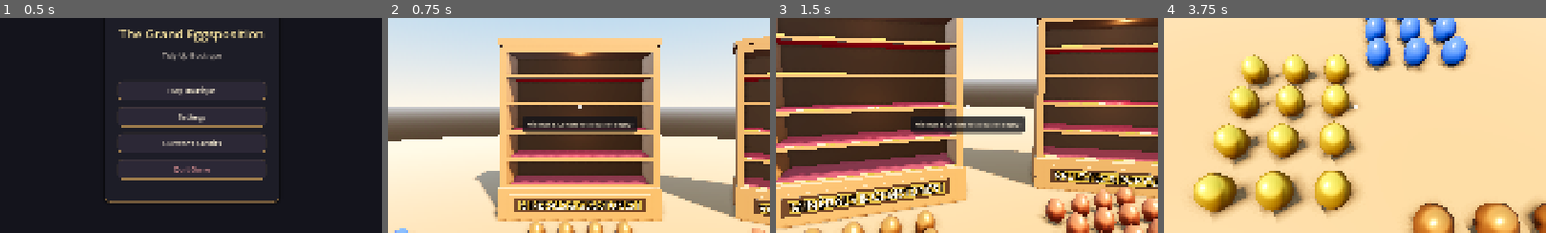
Above: before the commit, frames 1-4 (left to right).
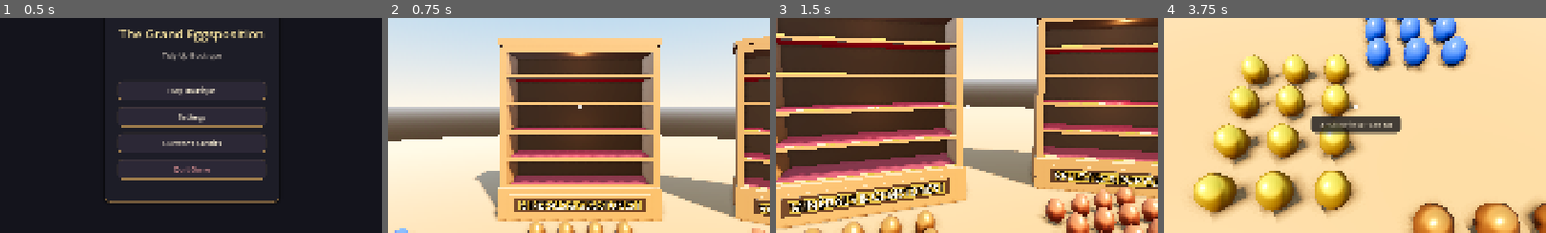
Above: after the commit, the same moments.

Repository: JS-Marinn/the-grand-eggsposition
Game: Godot game, scene res://scenes/ui/main_menu.tscn
Same seed, same stepped clock (60 frames per second), same inputs: the game is played once before the commit and once after it.
Inputs (mouse positions are % of the whole screen's width and height, from its top left):
- Up to frame 1 (0.5 s): no input
- Up to frame 2 (0.75 s): click "Play Boutique" at 0.5 s
- Up to frame 3 (1.5 s): tap Enter at 1.25 s; move the mouse to (55, 50) at 1.27 s; press the mouse at (55, 50) at 1.28 s; hold W (move_forward) from 1.28 s (still down)
- Up to frame 4 (3.75 s): tap Space at 1.52, 1.82, 2.27, 2.57, 3.5 s; move the mouse to (45, 50) at 2.02 s; release the mouse at (45, 50) at 2.03 s; tap Tab (open_journal) at 2.1 s; release W (move_forward) at 2.75 s; click "✕" at 2.75 s; move the mouse to (52, 48) at 3.52 s; hold W (move_forward) from 3.53 s (still down); hold Q (resonance_chime) from 3.53 s (still down)
The pictures show only the part of the screen within x 25-75%, y 29-79%; the shares and areas given below are measured in that part.

Frame 1 is identical in both runs. In frame 2, 2.4% of the frame differs, in the area x 35-66%, y 45-55%; in frame 3, 2.5%; in frame 4, 2.0%.

Commit message:
fix(interaction): prioritize egg pickup over showcase deposit when aiming near shelves

Diff:
--- a/scenes/atrium/showcase_unit.tscn
+++ b/scenes/atrium/showcase_unit.tscn
@@ -32,7 +32,7 @@
 size = Vector3(2.46, 0.08, 0.76)
 
 [sub_resource type="BoxShape3D" id="BoxShape3D_interaction"]
-size = Vector3(2.7, 2.7, 1.8)
+size = Vector3(2.4, 2.15, 0.75)
 
 [node name="ShowcaseUnit" type="Node3D"]
 script = ExtResource("1_showcase_script")
@@ -78,7 +78,7 @@
 omni_attenuation = 2.0
 
 [node name="InteractionArea" type="Area3D" parent="."]
-transform = Transform3D(1, 0, 0, 0, 1, 0, 0, 0, 1, 0, 1.40, 0)
+transform = Transform3D(1, 0, 0, 0, 1, 0, 0, 0, 1, 0, 1.55, 0)
 collision_layer = 1
 collision_mask = 2
 
--- a/scripts/environment/showcase_unit.gd
+++ b/scripts/environment/showcase_unit.gd
@@ -222,9 +222,9 @@
 		interaction_area = Area3D.new()
 		var col: CollisionShape3D = CollisionShape3D.new()
 		var box: BoxShape3D = BoxShape3D.new()
-		box.size = Vector3(2.7, 3.1, 1.8)
+		box.size = Vector3(2.40, 2.15, 0.75)
 		col.shape = box
-		col.position = Vector3(0, 1.50, 0)
+		col.position = Vector3(0, 1.55, 0)
 		interaction_area.add_child(col)
 		add_child(interaction_area)
 	interaction_area.set_meta("showcase_unit", self)
--- a/scripts/player/player_controller.gd
+++ b/scripts/player/player_controller.gd
@@ -297,6 +297,18 @@
 	if not raycast:
 		return
 	var hud: HUD = get_tree().root.find_child("HUD", true, false) as HUD
+
+	# Priority 1: Check if an egg is interactable (directly hit, along camera line of sight, or close to floor aim)
+	var egg: EggActor = _find_interactable_egg()
+	if egg:
+		if _current_hologram_showcase and is_instance_valid(_current_hologram_showcase):
+			_current_hologram_showcase.hide_placement_hologram()
+			_current_hologram_showcase = null
+		var egg_name: String = egg.egg_data.get_display_name() if egg.egg_data else tr("EGG_LAPIS_LAZULI")
+		if hud:
+			hud.show_prompt(tr("UI_PROMPT_PICK") + " • " + egg_name)
+		return
+
 	if not raycast.is_colliding():
 		if _current_hologram_showcase and is_instance_valid(_current_hologram_showcase):
 			_current_hologram_showcase.hide_placement_hologram()
@@ -314,18 +326,18 @@
 			hud.hide_prompt()
 		return
 
-	var egg: EggActor = _resolve_egg(collider)
-	if egg:
-		if _current_hologram_showcase and is_instance_valid(_current_hologram_showcase):
-			_current_hologram_showcase.hide_placement_hologram()
-			_current_hologram_showcase = null
-		var egg_name: String = egg.egg_data.get_display_name() if egg.egg_data else tr("EGG_LAPIS_LAZULI")
-		if hud:
-			hud.show_prompt(tr("UI_PROMPT_PICK") + " • " + egg_name)
-		return
-
 	var showcase: ShowcaseUnit = _resolve_showcase(collider)
 	if showcase:
+		var aimed_tier: int = _get_aimed_tier(showcase)
+		if aimed_tier < 1:
+			# Player is aiming at the showcase's lower base, not an active shelf tier
+			if _current_hologram_showcase and is_instance_valid(_current_hologram_showcase):
+				_current_hologram_showcase.hide_placement_hologram()
+				_current_hologram_showcase = null
+			if hud:
+				hud.hide_prompt()
+			return
+
 		if _current_hologram_showcase != showcase:
 			if _current_hologram_showcase and is_instance_valid(_current_hologram_showcase):
 				_current_hologram_showcase.hide_placement_hologram()
@@ -337,7 +349,6 @@
 			if hud:
 				hud.show_prompt(title + " " + tr("UI_BASKET_EMPTY"))
 		else:
-			var aimed_tier: int = _get_aimed_tier(showcase)
 			var target: Dictionary = showcase.get_target_for_tier(aimed_tier)
 			if not target.is_empty():
 				var is_valid: bool = target.get("is_valid", false)
@@ -372,35 +383,88 @@
 		hud.hide_prompt()
 
 ## Calculates which shelf tier (1..5) the player is aiming at on the showcase
+## Returns 0 if aiming below the shelves (e.g. at the plinth base or floor)
 func _get_aimed_tier(showcase: ShowcaseUnit) -> int:
 	if not raycast or not raycast.is_colliding() or not showcase:
-		return 1
+		return 0
 	var hit_pos: Vector3 = raycast.get_collision_point()
 	var local_pos: Vector3 = showcase.to_local(hit_pos)
+	# Below shelf display area (plinth base / floor) is not an active shelf tier
+	if local_pos.y < 0.45:
+		return 0
 	# Shelf display tiers start at local y = 0.48 with 0.42m height increments per tier
 	var tier_idx: int = int(floor((local_pos.y - 0.48) / 0.42)) + 1
 	return clampi(tier_idx, 1, 5)
 
 func _handle_interaction() -> void:
+	# Priority 1: Pick up egg if aiming at or near an egg
+	var egg: EggActor = _find_interactable_egg()
+	if egg:
+		egg.pick_up()
+		return
+
 	if not raycast or not raycast.is_colliding():
 		return
 	var collider: Object = raycast.get_collider()
 	if not collider or not is_instance_valid(collider):
 		return
 
-	var egg: EggActor = _resolve_egg(collider)
-	if egg:
-		egg.pick_up()
-		return
-
 	var showcase: ShowcaseUnit = _resolve_showcase(collider)
 	if showcase:
-		var spawn_pos: Vector3 = Vector3.INF
-		if camera:
-			spawn_pos = camera.global_position + camera.global_basis * Vector3(0.2, -0.25, -0.45)
 		var aimed_tier: int = _get_aimed_tier(showcase)
-		# Deposit directly into the aimed shelf tier
-		showcase.try_deposit_at_tier(aimed_tier, spawn_pos)
+		if aimed_tier >= 1:
+			var spawn_pos: Vector3 = Vector3.INF
+			if camera:
+				spawn_pos = camera.global_position + camera.global_basis * Vector3(0.2, -0.25, -0.45)
+			# Deposit directly into the aimed shelf tier
+			showcase.try_deposit_at_tier(aimed_tier, spawn_pos)
+
+## Finds an interactable egg under crosshair or nearby, prioritizing physical eggs over showcase volumes
+func _find_interactable_egg() -> EggActor:
+	if not raycast:
+		return null
+
+	# 1. Did the primary raycast hit an egg directly?
+	if raycast.is_colliding():
+		var direct_egg: EggActor = _resolve_egg(raycast.get_collider())
+		if direct_egg:
+			return direct_egg
+
+	# 2. Check direct line of sight for physical bodies (eggs), bypassing Area3D interaction volumes
+	if camera and is_inside_tree():
+		var space_state := get_world_3d().direct_space_state
+		var from_pos := camera.global_position
+		var to_pos := from_pos + (-camera.global_basis.z) * 4.5
+		var query := PhysicsRayQueryParameters3D.create(from_pos, to_pos, 1)
+		query.collide_with_areas = false
+		query.collide_with_bodies = true
+		var hit := space_state.intersect_ray(query)
+		if hit and hit.has("collider"):
+			var body_egg: EggActor = _resolve_egg(hit.collider)
+			if body_egg:
+				return body_egg
+
+	# 3. If aiming at or near the floor/plinth base, assist with egg proximity
+	if raycast.is_colliding():
+		var hit_pos: Vector3 = raycast.get_collision_point()
+		if hit_pos.y < 0.65:
+			var nearby_egg := _find_nearby_floor_egg(hit_pos, 0.45)
+			if nearby_egg:
+				return nearby_egg
+
+	return null
+
+func _find_nearby_floor_egg(pos: Vector3, radius: float) -> EggActor:
+	var eggs := get_tree().get_nodes_in_group("eggs")
+	var best_egg: EggActor = null
+	var best_d: float = radius
+	for node in eggs:
+		if node is EggActor and is_instance_valid(node):
+			var d: float = node.global_position.distance_to(pos)
+			if d < best_d:
+				best_d = d
+				best_egg = node as EggActor
+	return best_egg
 
 ## Safely resolves a ShowcaseUnit from a collider
 func _resolve_showcase(collider: Object) -> ShowcaseUnit:
--- a/tools/verify_project.gd
+++ b/tools/verify_project.gd
@@ -721,6 +721,39 @@
 		else:
 			_fail("EggsOnFloor node missing from Game scene")
 
+		# 4. Verify ShowcaseUnit interaction bounds strictly clear floor & plinth
+		var showcase = game.find_child("Showcase_Minerals_1", true, false)
+		if showcase:
+			var area = showcase.get_node_or_null("InteractionArea")
+			var col_shape = area.get_node_or_null("CollisionShape3D") if area else null
+			if col_shape and col_shape.shape is BoxShape3D:
+				var box: BoxShape3D = col_shape.shape as BoxShape3D
+				var bottom_y: float = area.position.y - box.size.y * 0.5
+				var front_z: float = area.position.z + box.size.z * 0.5
+				if bottom_y >= 0.45 and front_z <= 0.45:
+					_pass("Showcase InteractionArea bounds strictly clear the floor and plinth (bottom_y=%.2fm >= 0.45m, front_z=%.2fm <= 0.45m)" % [bottom_y, front_z])
+				else:
+					_fail("Showcase InteractionArea overlaps floor or room: bottom_y=%.2fm, front_z=%.2fm" % [bottom_y, front_z])
+			else:
+				_fail("Showcase InteractionArea missing BoxShape3D")
+		else:
+			_fail("Showcase_Minerals_1 missing from Game scene")
+
+		# 5. Verify PlayerController prevents shelf deposit when aiming at plinth/floor
+		var player = game.find_child("Player", true, false)
+		if player and showcase:
+			if player.has_method("_get_aimed_tier"):
+				# Test when raycast is not aimed at shelf tiers
+				var tier = player._get_aimed_tier(showcase)
+				if tier == 0:
+					_pass("PlayerController blocks shelf placement when aiming at floor/plinth (_get_aimed_tier returns 0)")
+				else:
+					_fail("PlayerController allowed shelf placement when not aiming at active shelf: %d" % tier)
+			else:
+				_fail("PlayerController missing _get_aimed_tier method")
+		else:
+			_fail("Player or Showcase node missing for interaction test")
+
 		game.queue_free()
 	else:
 		_fail("Could not load res://scenes/main/game.tscn")
